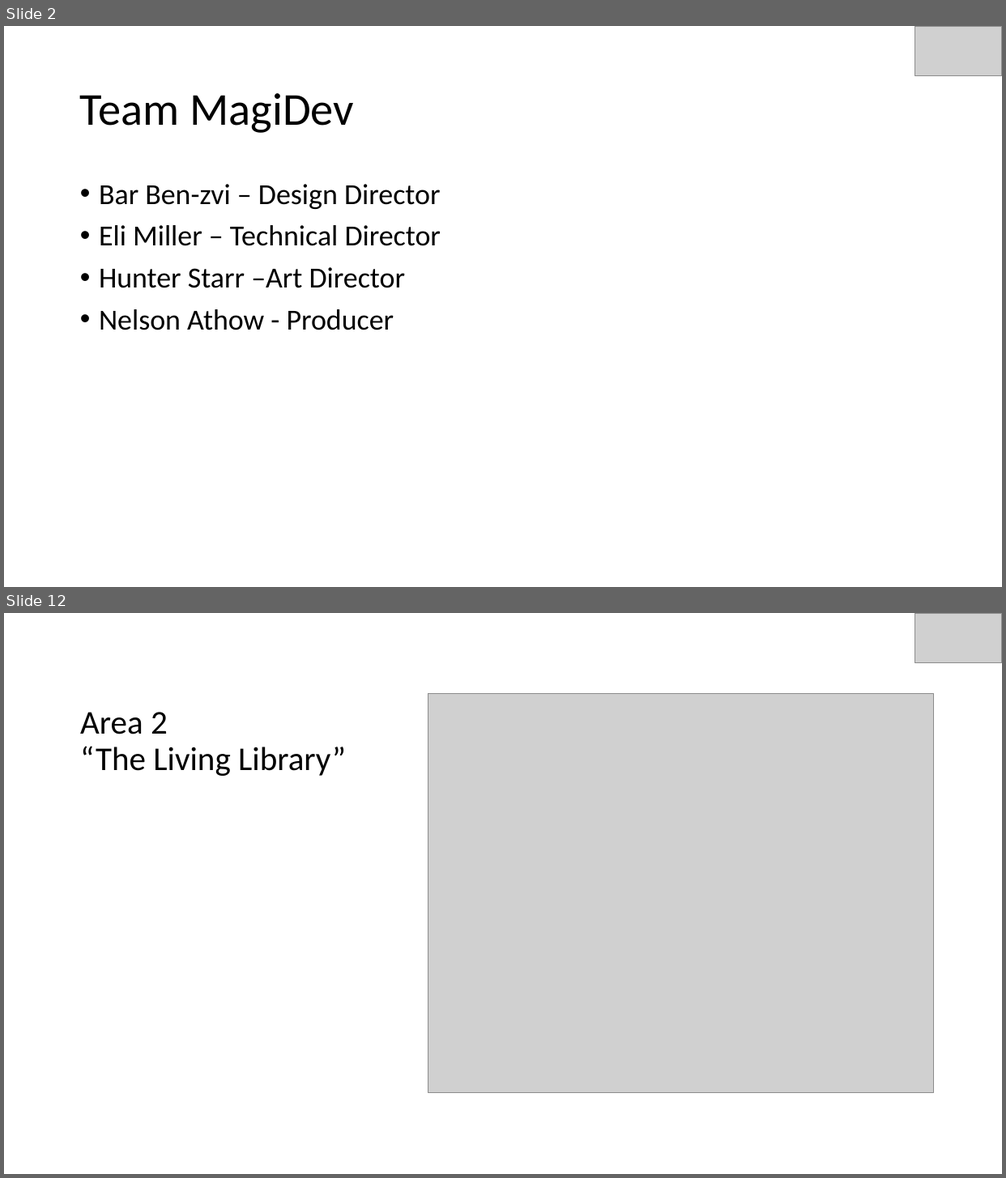
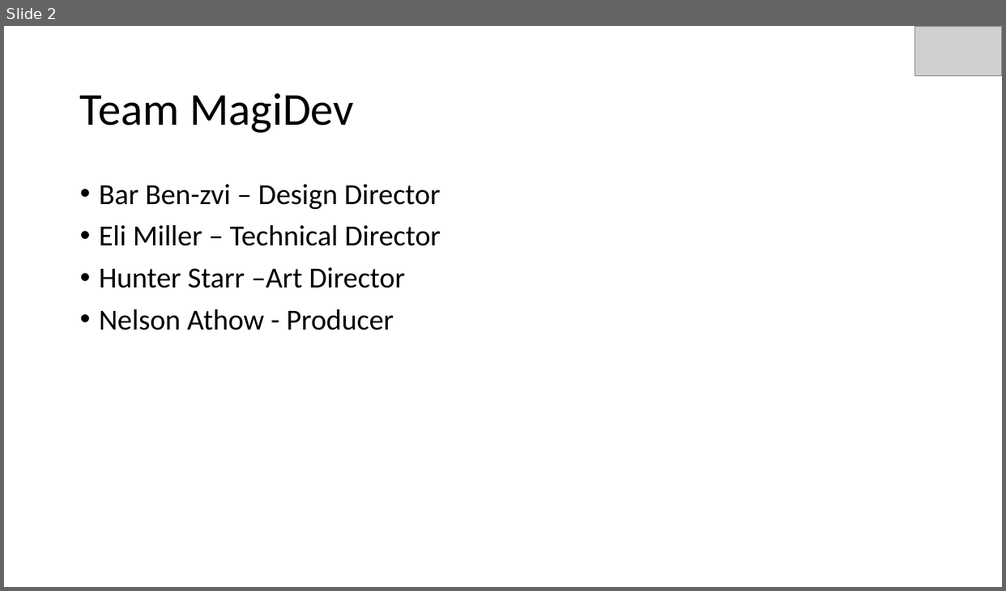
Before and after one commit to EliAnonymouse17/GDAfinal, a slide deck: Documentation/PresentationAlpha.pptx. Shown one above the other, each under a label of ours: slides 2 and 12 before the commit, slide 2 after it; the slides between them are not shown. The pictures are 1006x1178 and 1006x591 pixels, drawn with LibreOffice and Linux fonts; fonts in the diff are those of the drawing; grey boxes stand for pictures. Boxes give left, top, right and bottom in pixels: in the first picture for what was removed or moved away, otherwise in the second. Text is boxed around its words. In the diff, an @@ line names an element or a change of style, - is before the commit and + after.

```diff
--- a/Documentation/PresentationAlpha.pptx
+++ b/Documentation/PresentationAlpha.pptx
@@ slide 12 removed at bbox=[4, 613, 1002, 1174], background #FFFFFF @@
@@ picture removed at bbox=[915, 613, 1002, 663] @@
@@ picture removed at bbox=[428, 694, 934, 1093] @@
@@ title removed at bbox=[80, 712, 346, 776] @@
-Area 2
-“The Living Library”
```
Also in this commit, not shown: 8 slides changed, 2 other slides removed, 1 other file.
